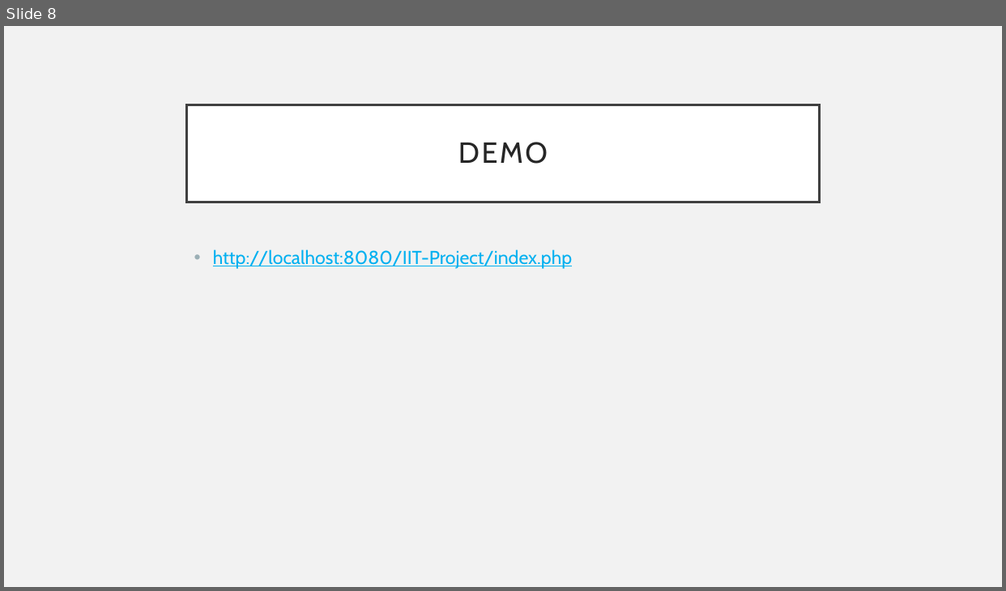
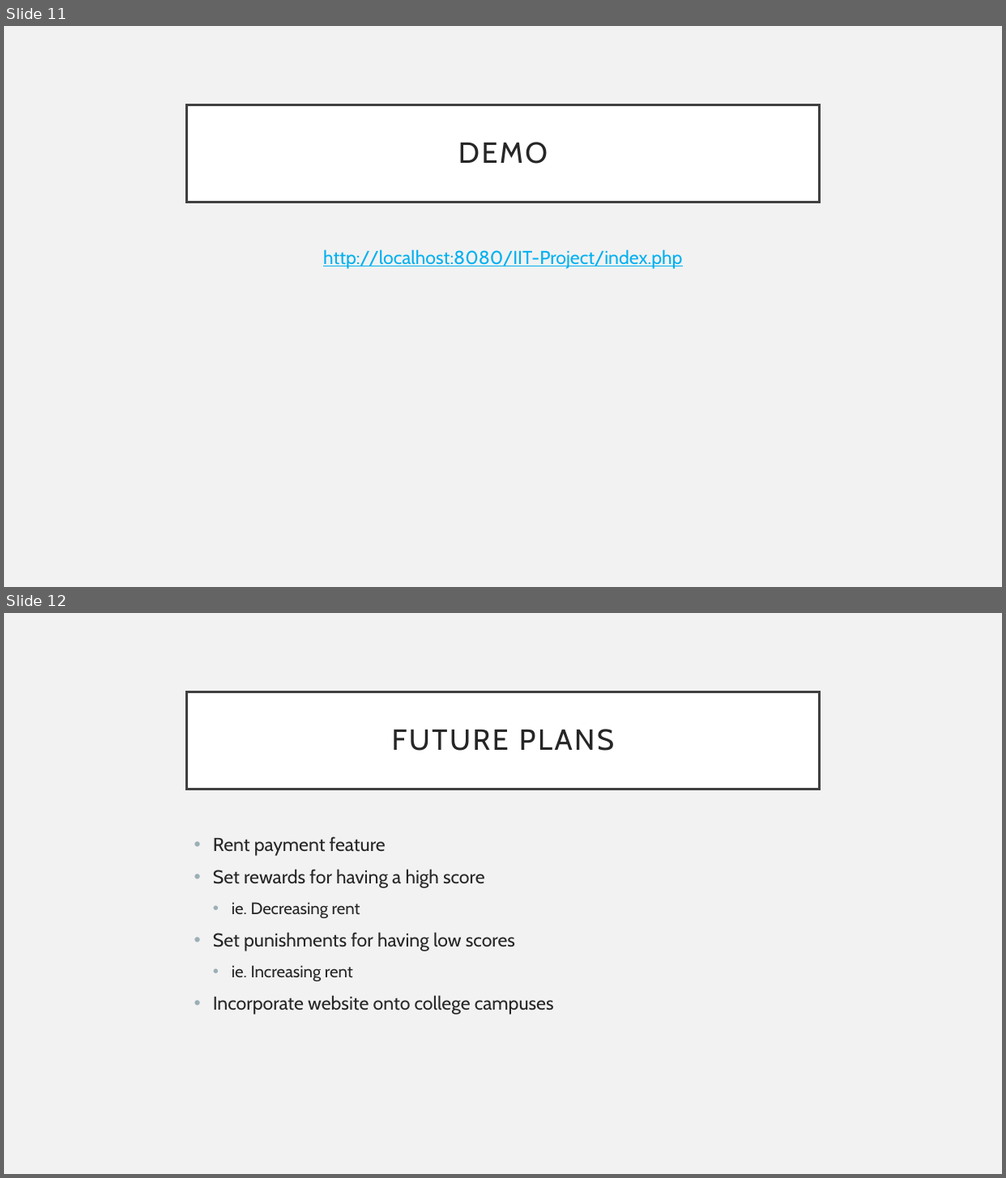
Before and after one commit to Risch1997/IIT-Project, a slide deck: OUR PRESENTATION.pptx. Shown one above the other, each under a label of ours: slide 8 before the commit, slides 11 and 12 after it. The pictures are 1006x591 and 1006x1178 pixels, drawn with LibreOffice and Linux fonts; fonts in the diff are those of the drawing. Boxes give left, top, right and bottom in pixels: in the first picture for what was removed or moved away, otherwise in the second. Text is boxed around its words. In the diff, an @@ line names an element or a change of style, - is before the commit and + after.

```diff
--- a/OUR PRESENTATION.pptx
+++ b/OUR PRESENTATION.pptx
@@ slide 12 added at [4, 613, 1002, 1174], background #F2F2F2 @@
@@ title added at [187, 692, 819, 789], fill #FFFFFF, outline #404040 2.5 pt, 28 pt, text #262626 @@
+FUTURE PLANS
@@ text added at [213, 837, 554, 1015], 18 pt, text #262626 @@
+• Rent payment feature
+• Set rewards for having a high score
+  • ie. Decreasing rent
+• Set punishments for having low scores
+  • ie. Increasing rent
+• Incorporate website onto college campuses
@@ what was slide 8 is now slide 11 @@
@@ slide 11 changed as well @@
@@ text "http://localhost:8080/IIT-Project/index.php" at [323, 250, 682, 269]: alignment left to centre; bullet • to none @@
```
Also in this commit, not shown: 7 other slides changed, 4 other slides added, 4 other files.
